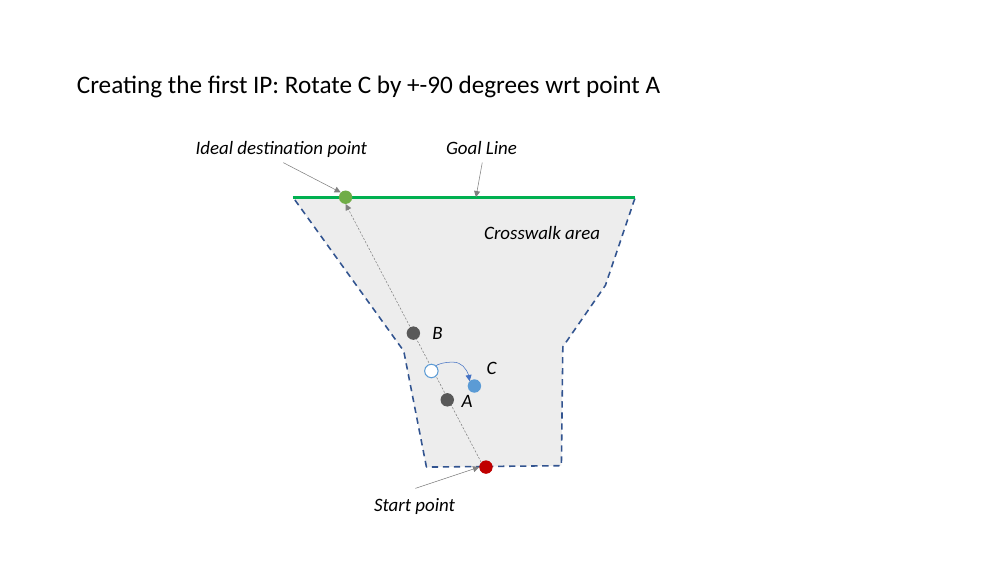
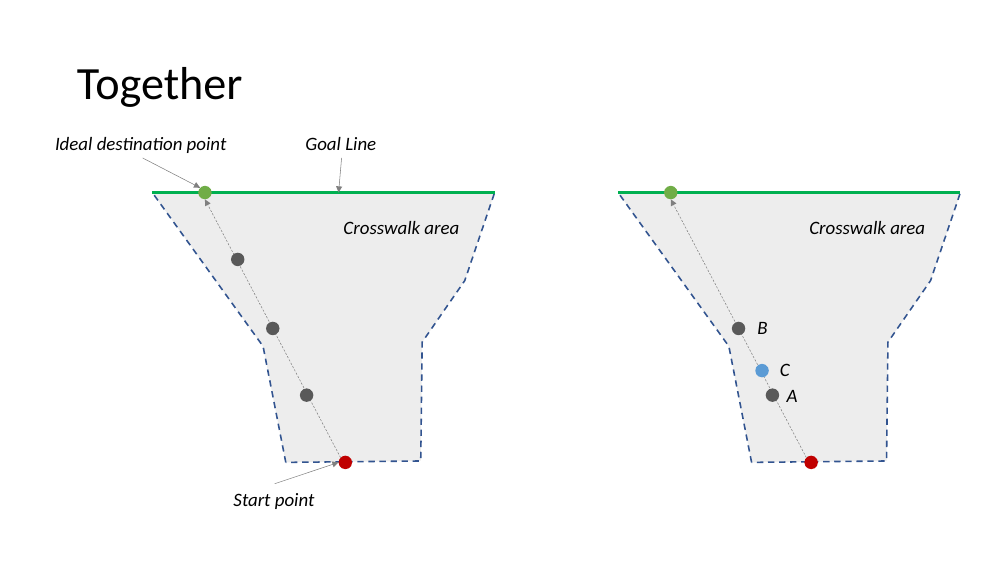
Before and after one commit to adhocmaster/carla-jaywalker-experiments, a slide deck: slide 10 of docs/Soft-Trajectory-Generation.pptx (slide 8 before the commit). Drawn at 1008x567 pixels with LibreOffice and Linux fonts; fonts in the diff are those of the drawing. Boxes give left, top, right and bottom in pixels: in the first picture for what was removed or moved away, otherwise in the second. Text is boxed around its words. In the diff, an @@ line names an element or a change of style, - is before the commit and + after.

```diff
--- a/docs/Soft-Trajectory-Generation.pptx
+++ b/docs/Soft-Trajectory-Generation.pptx
@@ title at box(77, 67, 243, 107): text changed; size 24 to 44 pt @@
-Creating the first IP: Rotate C by +-90 degrees wrt point A
+Together
@@ 4 texts, 4 ellipses, 3 arrows, 1 freeform shape, 1 line: place and size @@
-4 texts, 4 ellipses, 3 arrows, 1 freeform shape, 1 line at box(196, 141, 636, 514)
+4 texts, 4 ellipses, 3 arrows, 1 freeform shape, 1 line at box(55, 137, 495, 509)
@@ arrow moved from (482, 163) - (476, 197) to (342, 158) - (339, 193) @@
@@ ellipse added at box(231, 253, 245, 266), fill #595959 @@
@@ group added at box(619, 186, 961, 470): 4 ellipses, 1 freeform shape, 1 line, 1 text, 1 arrow @@
+Crosswalk area
@@ text "B": place and size @@
-text "B" at box(432, 327, 442, 339)
+text "B" at box(757, 322, 767, 334)
@@ text "C": place and size @@
-text "C" at box(487, 361, 497, 374)
+text "C" at box(780, 363, 790, 376)
@@ ellipse removed at box(425, 364, 439, 378) @@
@@ curved arrow removed from (436, 366) to (470, 381) @@
@@ ellipse: place and size @@
-ellipse at box(468, 380, 482, 393)
+ellipse at box(755, 364, 769, 377)
@@ text "A" rewrapped from box(462, 391, 473, 407) to box(787, 390, 798, 402) @@
```
Also in this commit, not shown: 9 other slides changed, 3 slides added.
